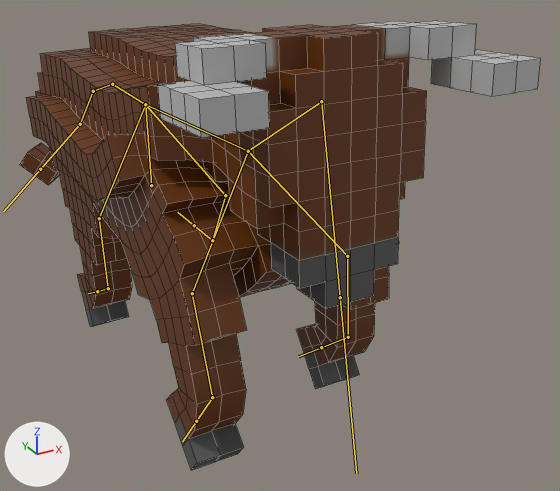
Before and after pictures for a commit that changed the FBX model Assets/Prefub/okada/model/Bullfighting/bull.ver3.fbx.
Before and after are seen from a 50 mm lens placed at (-1.37, -3.2, 1.97), pointed at (0.29, -0.18, 0.47). Arrows for +X, +Y and +Z are at lower left; the lights stay in place. Both versions are drawn at frame 1 of the action 'armture|bull running'; the numbers are the values there. The bones that bend it are drawn over the model as lines. Mesh edges are drawn as thin lines.

The first picture shows 'bull'.
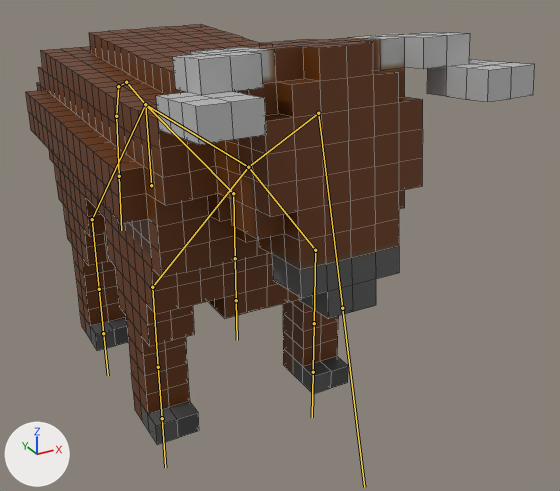
Changed parts and their boxes (x1, y1, x2, y2) in the pictures (560 x 491 px):
'bull', posed (6% shorter)
    before: (20, 21, 541, 470)
    after: (26, 24, 535, 444)
bone 'Bone', root to tip
    before: (145, 104) to (248, 151)
    after: (145, 104) to (248, 167)
bone 'Bone.004', root to tip
    before: (248, 151) to (321, 101)
    after: (248, 167) to (318, 113)
bone 'Bone_L', root to tip
    before: (248, 151) to (347, 256)
    after: (248, 167) to (315, 250)
bone 'Bone_L.002', root to tip
    before: (347, 256) to (348, 337)
    after: (315, 250) to (314, 323)
bone 'Bone_L.003', root to tip
    before: (348, 337) to (321, 347)
    after: (314, 323) to (313, 372)
bone 'Bone_R', root to tip
    before: (248, 151) to (192, 293)
    after: (248, 167) to (152, 287)
bone 'Bone_R.002', root to tip
    before: (192, 293) to (212, 397)
    after: (152, 287) to (158, 367)
bone 'Bone_R.003', root to tip
    before: (212, 397) to (196, 421)
    after: (158, 367) to (162, 418)
bone 'Bone.001_L.001', root to tip
    before: (145, 104) to (225, 195)
    after: (145, 104) to (233, 193)
bone 'Bone.001_L.002', root to tip
    before: (225, 195) to (212, 240)
    after: (233, 193) to (235, 258)
bone 'Bone.001_L.003', root to tip
    before: (212, 240) to (194, 225)
    after: (235, 258) to (236, 300)
bone 'Bone.001_R.001', root to tip
    before: (145, 104) to (99, 218)
    after: (145, 104) to (92, 219)
bone 'Bone.001_R.002', root to tip
    before: (99, 218) to (108, 288)
    after: (92, 219) to (99, 289)
bone 'Bone.001_R.003', root to tip
    before: (108, 288) to (97, 291)
    after: (99, 289) to (103, 333)
bone 'Bone.001_L.005', root to tip
    before: (145, 104) to (112, 84)
    after: (145, 104) to (126, 82)
bone 'Bone.001_L.006', root to tip
    before: (112, 84) to (93, 91)
    after: (126, 82) to (118, 86)
bone 'Bone.001_L.008', root to tip
    before: (93, 91) to (80, 124)
    after: (118, 86) to (116, 116)
bone 'Bone.001_L.009', root to tip
    before: (80, 124) to (40, 169)
    after: (116, 116) to (119, 176)

Patch to the scene script:
```diff
--- a/Assets/Prefub/okada/model/Bullfighting/bull.ver3.fbx.py
+++ b/Assets/Prefub/okada/model/Bullfighting/bull.ver3.fbx.py
@@ bone_bone @@
 bone_bone = bpy.data.objects['armture'].pose.bones['Bone']  # child of 'Bone.001'
-bone_bone.rotation_quaternion = (1.0, -0.028, 0.0, 0.0)  # degrees (-3, 0, 0)
+bone_bone.rotation_quaternion = (1.0, 0.0, 0.0, 0.0)  # degrees (0, 0, 0)
@@ bone_bone_004 @@
 bone_bone_004 = bpy.data.objects['armture'].pose.bones['Bone.004']  # child of 'Bone'
-bone_bone_004.rotation_quaternion = (1.0, 0.0, 0.0, 0.0)  # degrees (0, 0, 0)
+bone_bone_004.rotation_quaternion = (0.999, -0.053, 0.0, 0.0)  # degrees (-6, 0, 0)
@@ bone_bone_l @@
 bone_bone_l = bpy.data.objects['armture'].pose.bones['Bone_L']  # child of 'Bone'
-bone_bone_l.rotation_quaternion = (0.972, -0.128, -0.145, 0.135)  # degrees (-17, -14, 18)
+bone_bone_l.rotation_quaternion = (1.0, 0.0, 0.0, 0.0)  # degrees (0, 0, 0)
@@ bone_bone_l_002 @@
 bone_bone_l_002 = bpy.data.objects['armture'].pose.bones['Bone_L.002']  # child of 'Bone_L'
-bone_bone_l_002.rotation_quaternion = (0.973, -0.23, 0.0, 0.0)  # degrees (-27, 0, 0)
+bone_bone_l_002.rotation_quaternion = (1.0, 0.0, 0.0, 0.0)  # degrees (0, 0, 0)
@@ bone_bone_l_003 @@
 bone_bone_l_003 = bpy.data.objects['armture'].pose.bones['Bone_L.003']  # child of 'Bone_L.002'
-bone_bone_l_003.rotation_quaternion = (0.883, -0.47, 0.0, 0.0)  # degrees (-56, 0, 0)
+bone_bone_l_003.rotation_quaternion = (1.0, 0.0, 0.0, 0.0)  # degrees (0, 0, 0)
@@ bone_bone_r @@
 bone_bone_r = bpy.data.objects['armture'].pose.bones['Bone_R']  # child of 'Bone'
-bone_bone_r.rotation_quaternion = (0.907, -0.228, 0.258, -0.241)  # degrees (-35, 21, -37)
+bone_bone_r.rotation_quaternion = (1.0, 0.0, 0.0, 0.0)  # degrees (0, 0, 0)
@@ bone_bone_r_002 @@
 bone_bone_r_002 = bpy.data.objects['armture'].pose.bones['Bone_R.002']  # child of 'Bone_R'
-bone_bone_r_002.rotation_quaternion = (0.965, -0.263, 0.0, 0.0)  # degrees (-31, 0, 0)
+bone_bone_r_002.rotation_quaternion = (1.0, 0.0, 0.0, 0.0)  # degrees (0, 0, 0)
@@ bone_bone_r_003 @@
 bone_bone_r_003 = bpy.data.objects['armture'].pose.bones['Bone_R.003']  # child of 'Bone_R.002'
-bone_bone_r_003.rotation_quaternion = (0.862, -0.507, 0.0, 0.0)  # degrees (-61, 0, 0)
+bone_bone_r_003.rotation_quaternion = (1.0, 0.0, 0.0, 0.0)  # degrees (0, 0, 0)
@@ bone_bone_001_l_001 @@
 bone_bone_001_l_001 = bpy.data.objects['armture'].pose.bones['Bone.001_L.001']  # child of 'Bone.001'
-bone_bone_001_l_001.rotation_quaternion = (0.997, -0.057, 0.042, -0.029)  # degrees (-7, 5, -4)
+bone_bone_001_l_001.rotation_quaternion = (1.0, 0.0, 0.0, 0.0)  # degrees (0, 0, 0)
@@ bone_bone_001_l_002 @@
 bone_bone_001_l_002 = bpy.data.objects['armture'].pose.bones['Bone.001_L.002']  # child of 'Bone.001_L.001'
-bone_bone_001_l_002.rotation_quaternion = (0.984, -0.175, -0.003, -0.018)  # degrees (-20, -1, -2)
+bone_bone_001_l_002.rotation_quaternion = (1.0, 0.0, 0.0, 0.0)  # degrees (0, 0, 0)
@@ bone_bone_001_l_003 @@
 bone_bone_001_l_003 = bpy.data.objects['armture'].pose.bones['Bone.001_L.003']  # child of 'Bone.001_L.002'
-bone_bone_001_l_003.rotation_quaternion = (0.86, -0.508, -0.005, -0.052)  # degrees (-61, -3, -5)
+bone_bone_001_l_003.rotation_quaternion = (1.0, 0.0, 0.0, 0.0)  # degrees (0, 0, 0)
@@ bone_bone_001_r_001 @@
 bone_bone_001_r_001 = bpy.data.objects['armture'].pose.bones['Bone.001_R.001']  # child of 'Bone.001'
-bone_bone_001_r_001.rotation_quaternion = (0.996, 0.067, 0.053, -0.007)  # degrees (8, 6, 0)
+bone_bone_001_r_001.rotation_quaternion = (1.0, 0.0, 0.0, 0.0)  # degrees (0, 0, 0)
@@ bone_bone_001_r_002 @@
 bone_bone_001_r_002 = bpy.data.objects['armture'].pose.bones['Bone.001_R.002']  # child of 'Bone.001_R.001'
-bone_bone_001_r_002.rotation_quaternion = (0.996, -0.086, 0.002, 0.009)  # degrees (-10, 0, 1)
+bone_bone_001_r_002.rotation_quaternion = (1.0, 0.0, 0.0, 0.0)  # degrees (0, 0, 0)
@@ bone_bone_001_r_003 @@
 bone_bone_001_r_003 = bpy.data.objects['armture'].pose.bones['Bone.001_R.003']  # child of 'Bone.001_R.002'
-bone_bone_001_r_003.rotation_quaternion = (0.854, -0.517, 0.002, 0.052)  # degrees (-62, 3, 5)
+bone_bone_001_r_003.rotation_quaternion = (1.0, 0.0, 0.0, 0.0)  # degrees (0, 0, 0)
@@ bone_bone_001_l_005 @@
 bone_bone_001_l_005 = bpy.data.objects['armture'].pose.bones['Bone.001_L.005']  # child of 'Bone.001'
-bone_bone_001_l_005.rotation_quaternion = (0.99, 0.0, 0.029, 0.135)  # degrees (0, 3, 16)
+bone_bone_001_l_005.rotation_quaternion = (1.0, 0.0, 0.0, 0.0)  # degrees (0, 0, 0)
@@ bone_bone_001_l_006 @@
 bone_bone_001_l_006 = bpy.data.objects['armture'].pose.bones['Bone.001_L.006']  # child of 'Bone.001_L.005'
-bone_bone_001_l_006.rotation_quaternion = (0.989, 0.0, -0.05, 0.137)  # degrees (-1, -6, 16)
+bone_bone_001_l_006.rotation_quaternion = (1.0, 0.0, 0.0, 0.0)  # degrees (0, 0, 0)
@@ bone_bone_001_l_008 @@
 bone_bone_001_l_008 = bpy.data.objects['armture'].pose.bones['Bone.001_L.008']  # child of 'Bone.001_L.006'
-bone_bone_001_l_008.rotation_quaternion = (0.982, 0.0, -0.169, -0.084)  # degrees (2, -19, -10)
+bone_bone_001_l_008.rotation_quaternion = (1.0, 0.0, 0.0, 0.0)  # degrees (0, 0, 0)
@@ bone_bone_001_l_009 @@
 bone_bone_001_l_009 = bpy.data.objects['armture'].pose.bones['Bone.001_L.009']  # child of 'Bone.001_L.008'
-bone_bone_001_l_009.rotation_quaternion = (0.949, -0.315, 0.0, 0.0)  # degrees (-37, 0, 0)
+bone_bone_001_l_009.rotation_quaternion = (1.0, 0.0, 0.0, 0.0)  # degrees (0, 0, 0)
```
